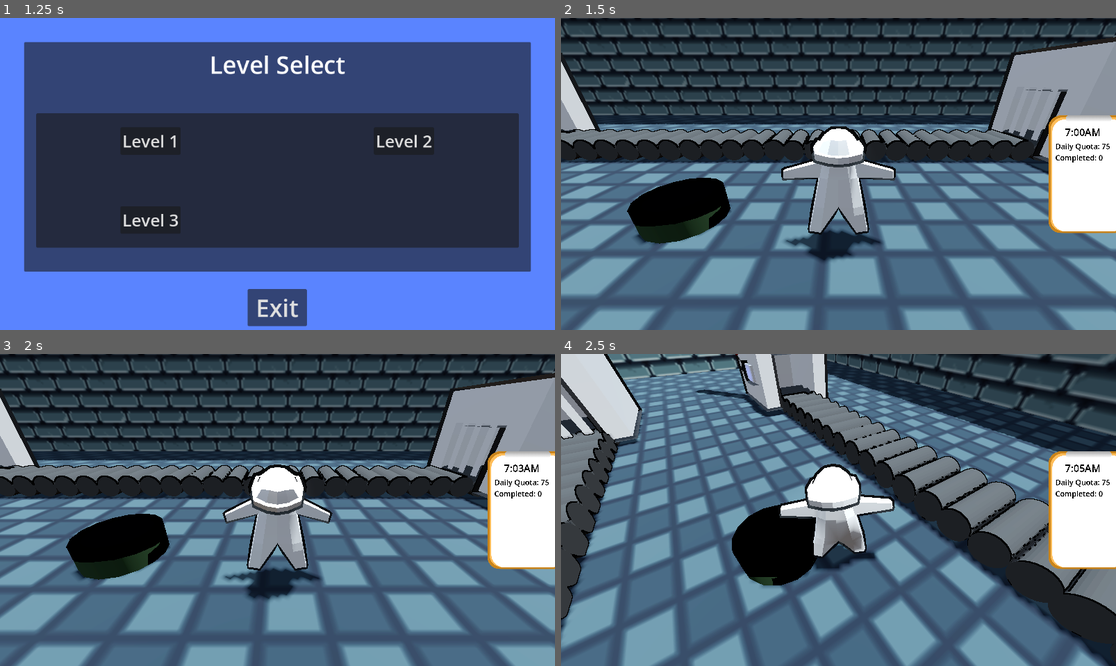
Above: before the commit, frames 1-4 (two rows, left to right).
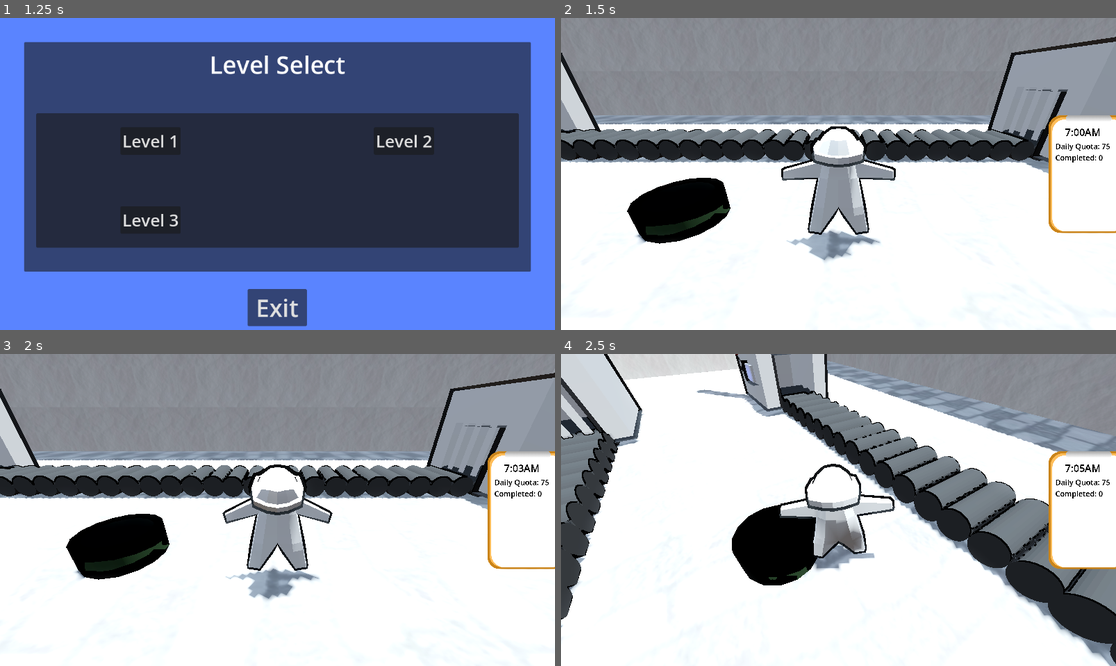
Above: after the commit, the same moments.

Repository: duboisr96/igwdcn
Game: Godot game, scene res://Scenes/Menus/title_screen.tscn
The game is run twice, just before and just after one commit, with the same random seed, the same clock (stepped at 60 frames per second) and the same inputs.
Inputs (mouse positions are in pixels of both pictures, inside the frame that each line leads up to):
- Up to frame 1 (1.25 s): click "Start" at 0.5 s
- Up to frame 2 (1.5 s): click "Level 2" at 1.25 s
- Up to frame 3 (2 s): no input
- Up to frame 4 (2.5 s): move the mouse to (866, 510) at 2.02 s; hold W (up) from 2.03 s (still down); tap - (decrease belt speed) at 2.1 s; tap Space (jump) at 2.27 s

Frame 1 is identical in both runs. In frame 2, 76% of the frame differs, in the area x 0-100%, y 0-100%; in frame 3, 76%; in frame 4, 68%.

Commit message:
Textures
Wall and Floor textures

Diff:
--- a/Scenes/Levels/level_1_real.tscn
+++ b/Scenes/Levels/level_1_real.tscn
@@ -14,7 +14,7 @@
 [ext_resource type="PackedScene" uid="uid://ix10n4xtr1t7" path="res://Scenes/Menus/pause_menu.tscn" id="11_vrxxs"]
 [ext_resource type="PackedScene" uid="uid://bl7rdgcu4qk44" path="res://Scenes/objects/factory/recycle.tscn" id="13_o5q4p"]
 [ext_resource type="Texture2D" uid="uid://bjekov57i3is4" path="res://Assets/wall texture.png" id="14_3y7w1"]
-[ext_resource type="Texture2D" uid="uid://cixttg8uij6n6" path="res://Assets/tiletest.png" id="15_x3i4o"]
+[ext_resource type="Texture2D" uid="uid://coropa33eggyx" path="res://Assets/pencil_floor_tile.png" id="15_opygj"]
 
 [sub_resource type="ProceduralSkyMaterial" id="ProceduralSkyMaterial_yq5cy"]
 sky_horizon_color = Color(0.64625, 0.65575, 0.67075, 1)
@@ -31,11 +31,11 @@
 
 [sub_resource type="StandardMaterial3D" id="StandardMaterial3D_ol6w5"]
 albedo_texture = ExtResource("14_3y7w1")
-uv1_scale = Vector3(14.02, 14.02, 14.02)
+uv1_scale = Vector3(4.355, 4.355, 4.355)
 
-[sub_resource type="StandardMaterial3D" id="StandardMaterial3D_m0xlg"]
-albedo_texture = ExtResource("15_x3i4o")
-uv1_scale = Vector3(30.97, 30.97, 30.97)
+[sub_resource type="StandardMaterial3D" id="StandardMaterial3D_ui7gq"]
+albedo_texture = ExtResource("15_opygj")
+uv1_scale = Vector3(36.525, 36.525, 36.525)
 
 [node name="Level_1" type="Node3D" groups=["levels"]]
 script = ExtResource("1_moevi")
@@ -146,7 +146,7 @@
 layers = 7
 use_collision = true
 size = Vector3(37.643, 0.2, 32.0128)
-material = SubResource("StandardMaterial3D_m0xlg")
+material = SubResource("StandardMaterial3D_ui7gq")
 
 [node name="OmniLight3D" type="OmniLight3D" parent="."]
 transform = Transform3D(1, 0, 0, 0, 1, 0, 0, 0, 1, -2.66759, 1.10796, -0.120267)
--- a/Scenes/Levels/level_2_real.tscn
+++ b/Scenes/Levels/level_2_real.tscn
@@ -14,7 +14,7 @@
 [ext_resource type="PackedScene" uid="uid://ix10n4xtr1t7" path="res://Scenes/Menus/pause_menu.tscn" id="11_vrxxs"]
 [ext_resource type="PackedScene" uid="uid://bl7rdgcu4qk44" path="res://Scenes/objects/factory/recycle.tscn" id="13_o5q4p"]
 [ext_resource type="Texture2D" uid="uid://bjekov57i3is4" path="res://Assets/wall texture.png" id="14_wl1do"]
-[ext_resource type="Texture2D" uid="uid://cixttg8uij6n6" path="res://Assets/tiletest.png" id="15_xo01u"]
+[ext_resource type="Texture2D" uid="uid://coropa33eggyx" path="res://Assets/pencil_floor_tile.png" id="15_opukv"]
 
 [sub_resource type="ProceduralSkyMaterial" id="ProceduralSkyMaterial_yq5cy"]
 sky_horizon_color = Color(0.64625, 0.65575, 0.67075, 1)
@@ -33,9 +33,9 @@
 albedo_texture = ExtResource("14_wl1do")
 uv1_scale = Vector3(14.02, 14.02, 14.02)
 
-[sub_resource type="StandardMaterial3D" id="StandardMaterial3D_k3wp7"]
-albedo_texture = ExtResource("15_xo01u")
-uv1_scale = Vector3(30.97, 30.97, 30.97)
+[sub_resource type="StandardMaterial3D" id="StandardMaterial3D_krkol"]
+albedo_texture = ExtResource("15_opukv")
+uv1_scale = Vector3(9.27, 9.27, 9.27)
 
 [node name="Level_2" type="Node3D" groups=["levels"]]
 script = ExtResource("1_61q48")
@@ -170,7 +170,7 @@
 layers = 7
 use_collision = true
 size = Vector3(37.643, 0.2, 32.0128)
-material = SubResource("StandardMaterial3D_k3wp7")
+material = SubResource("StandardMaterial3D_krkol")
 
 [connection signal="error_occured" from="ProductionMachine1" to="." method="_on_production_machine_error_occured"]
 [connection signal="minus_one" from="Bin" to="." method="_on_bin_minus_one"]
--- a/Scenes/Levels/level_3_real.tscn
+++ b/Scenes/Levels/level_3_real.tscn
@@ -2,7 +2,6 @@
 
 [ext_resource type="PackedScene" uid="uid://dp3qifyfd544h" path="res://Scenes/objects/factory/production_machine.tscn" id="1_ks7je"]
 [ext_resource type="Script" path="res://Scenes/Levels/level_3_real.gd" id="1_um81g"]
-[ext_resource type="Texture2D" uid="uid://cixttg8uij6n6" path="res://Assets/tiletest.png" id="2_221xg"]
 [ext_resource type="PackedScene" uid="uid://tee8f4gof21a" path="res://Scenes/objects/factory/bin.tscn" id="2_fj8l3"]
 [ext_resource type="Texture2D" uid="uid://bjekov57i3is4" path="res://Assets/wall texture.png" id="3_i0ake"]
 [ext_resource type="PackedScene" uid="uid://brpifkwn3qxka" path="res://Scenes/objects/factory/belt.tscn" id="3_slbud"]
@@ -18,6 +17,7 @@
 [ext_resource type="AudioStream" uid="uid://ci5slqvc5lyx5" path="res://Assets/mainmenu.wav" id="11_gkygv"]
 [ext_resource type="PackedScene" uid="uid://ix10n4xtr1t7" path="res://Scenes/Menus/pause_menu.tscn" id="11_vrxxs"]
 [ext_resource type="PackedScene" uid="uid://bl7rdgcu4qk44" path="res://Scenes/objects/factory/recycle.tscn" id="13_o5q4p"]
+[ext_resource type="Texture2D" uid="uid://coropa33eggyx" path="res://Assets/pencil_floor_tile.png" id="18_21hfk"]
 
 [sub_resource type="ProceduralSkyMaterial" id="ProceduralSkyMaterial_yq5cy"]
 sky_horizon_color = Color(0.64625, 0.65575, 0.67075, 1)
@@ -32,13 +32,13 @@
 tonemap_exposure = 1.5
 glow_enabled = true
 
-[sub_resource type="StandardMaterial3D" id="StandardMaterial3D_wp0fi"]
-albedo_texture = ExtResource("2_221xg")
-uv1_scale = Vector3(30.97, 30.97, 30.97)
-
 [sub_resource type="StandardMaterial3D" id="StandardMaterial3D_d6nls"]
 albedo_texture = ExtResource("3_i0ake")
 uv1_scale = Vector3(14.02, 14.02, 14.02)
+
+[sub_resource type="StandardMaterial3D" id="StandardMaterial3D_d0w62"]
+albedo_texture = ExtResource("18_21hfk")
+uv1_scale = Vector3(9.27, 9.27, 9.27)
 
 [node name="Level_3" type="Node3D"]
 script = ExtResource("1_um81g")
@@ -57,13 +57,6 @@
 light_color = Color(0.952941, 1, 1, 1)
 shadow_enabled = true
 
-[node name="Floor" type="CSGBox3D" parent="."]
-transform = Transform3D(1, 0, 0, 0, 1, 0, 0, 0, 1, 4.29857, -0.123102, -2.93732)
-layers = 7
-use_collision = true
-size = Vector3(37.643, 0.2, 32.0128)
-material = SubResource("StandardMaterial3D_wp0fi")
-
 [node name="Wall" type="CSGBox3D" parent="."]
 transform = Transform3D(1.91069e-15, -4.37114e-08, -1, -1, -4.37114e-08, 0, -4.37114e-08, 1, -4.37114e-08, 3.92978, 15.3145, -15.9002)
 layers = 7
@@ -213,6 +206,13 @@
 
 [node name="recycle" parent="." instance=ExtResource("13_o5q4p")]
 transform = Transform3D(0.5, 0, 0, 0, 0.5, 0, 0, 0, 0.5, 1.15909, -0.0384984, -2.02699)
+
+[node name="Floor" type="CSGBox3D" parent="."]
+transform = Transform3D(1, 0, 0, 0, 1, 0, 0, 0, 1, 4.29186, -0.246204, -5.6269)
+layers = 7
+use_collision = true
+size = Vector3(37.643, 0.2, 32.0128)
+material = SubResource("StandardMaterial3D_d0w62")
 
 [connection signal="code_entered" from="GUI canvas/pinpad1" to="." method="_on_pinpad_code_entered"]
 [connection signal="code_entered" from="GUI canvas/pinpad2" to="." method="_on_pinpad_2_code_entered"]
Binary file added: Assets/pencil_floor_tile.png
Not shown, added: Assets/pencil_floor_tile.png.import
Binary file changed: Assets/wall texture.png
